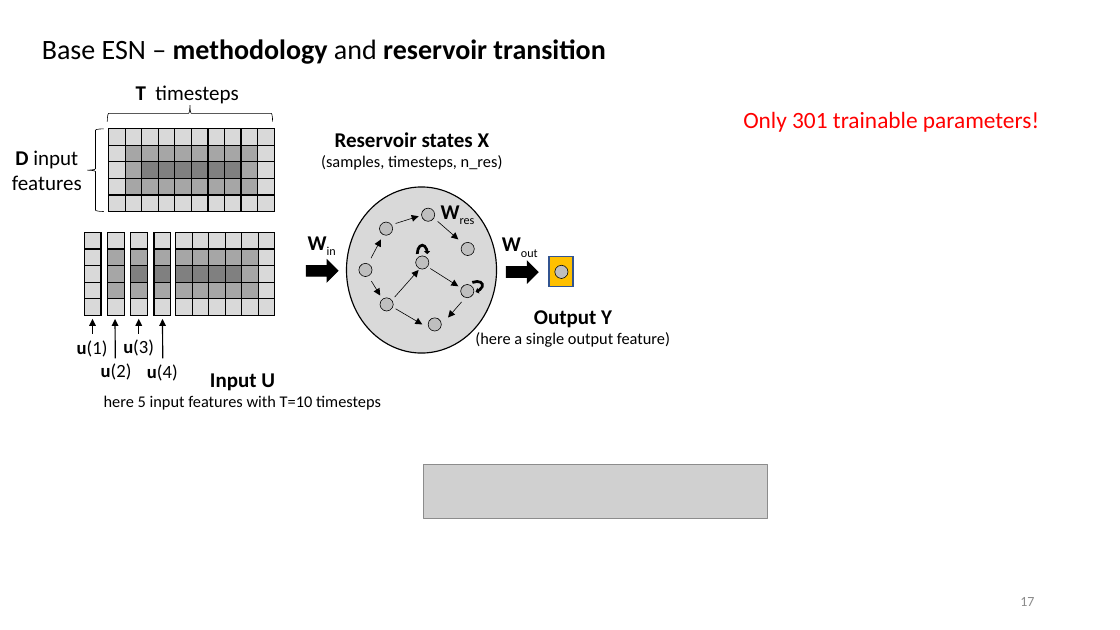
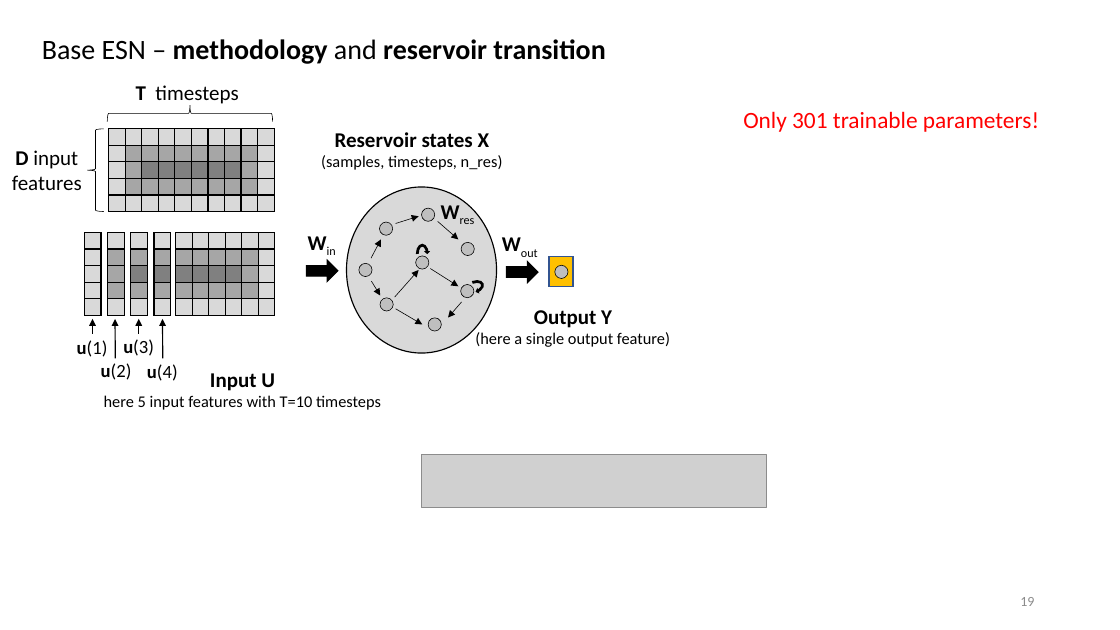
Before and after one commit to MarcoLandtHayen/EchoStateNetworks, a slide deck: slide 19 of ESN_ClassificationLRP_ENSO_OD-Talk.pptx (slide 17 before the commit). Drawn at 1120x630 pixels with LibreOffice and Linux fonts; fonts in the diff are those of the drawing; grey boxes stand for pictures. Boxes give left, top, right and bottom in pixels: in the first picture for what was removed or moved away, otherwise in the second. Text is boxed around its words. In the diff, an @@ line names an element or a change of style, - is before the commit and + after.

```diff
--- a/ESN_ClassificationLRP_ENSO_OD-Talk.pptx
+++ b/ESN_ClassificationLRP_ENSO_OD-Talk.pptx
@@ picture: place and size @@
-picture at [423, 465, 768, 518]
+picture at [422, 455, 766, 508]
@@ page number at [1020, 597, 1034, 606]: text changed @@
-17
+19
```
Also in this commit, not shown: 18 other slides changed, 2 slides added, 1 slide removed.
